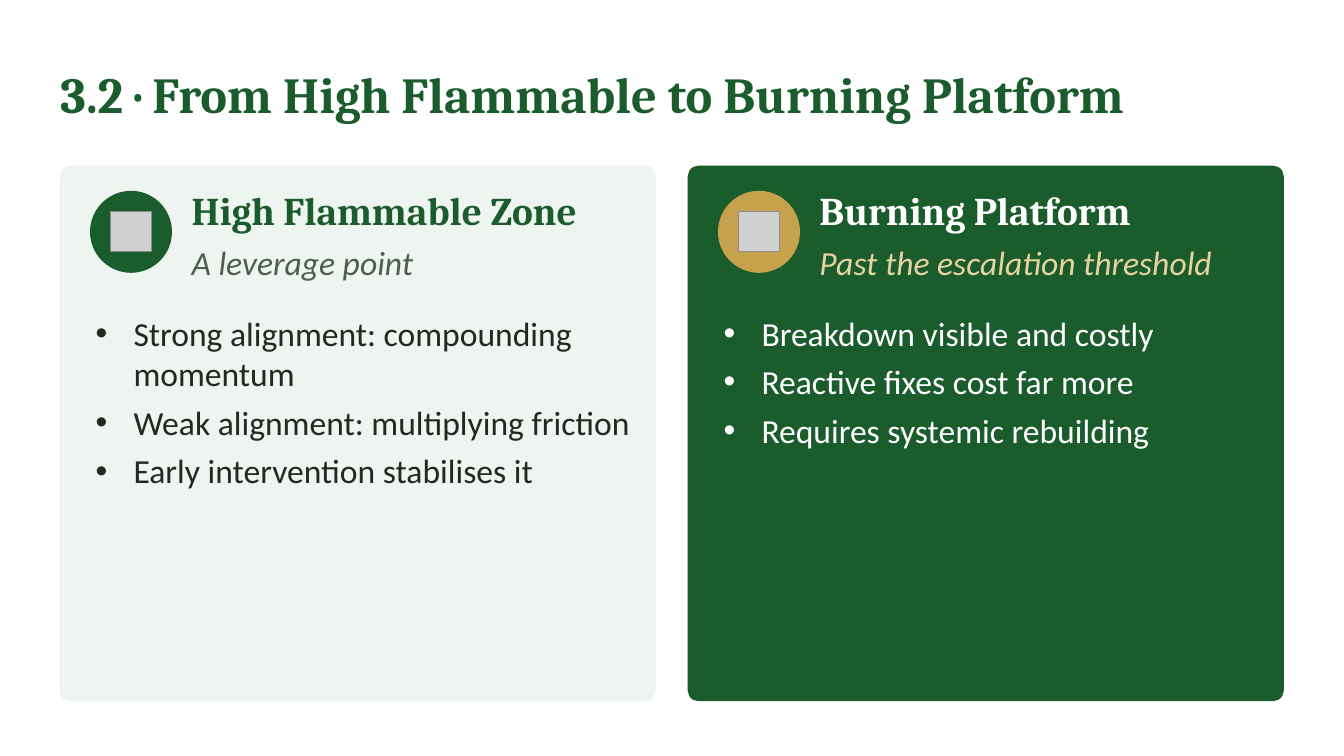
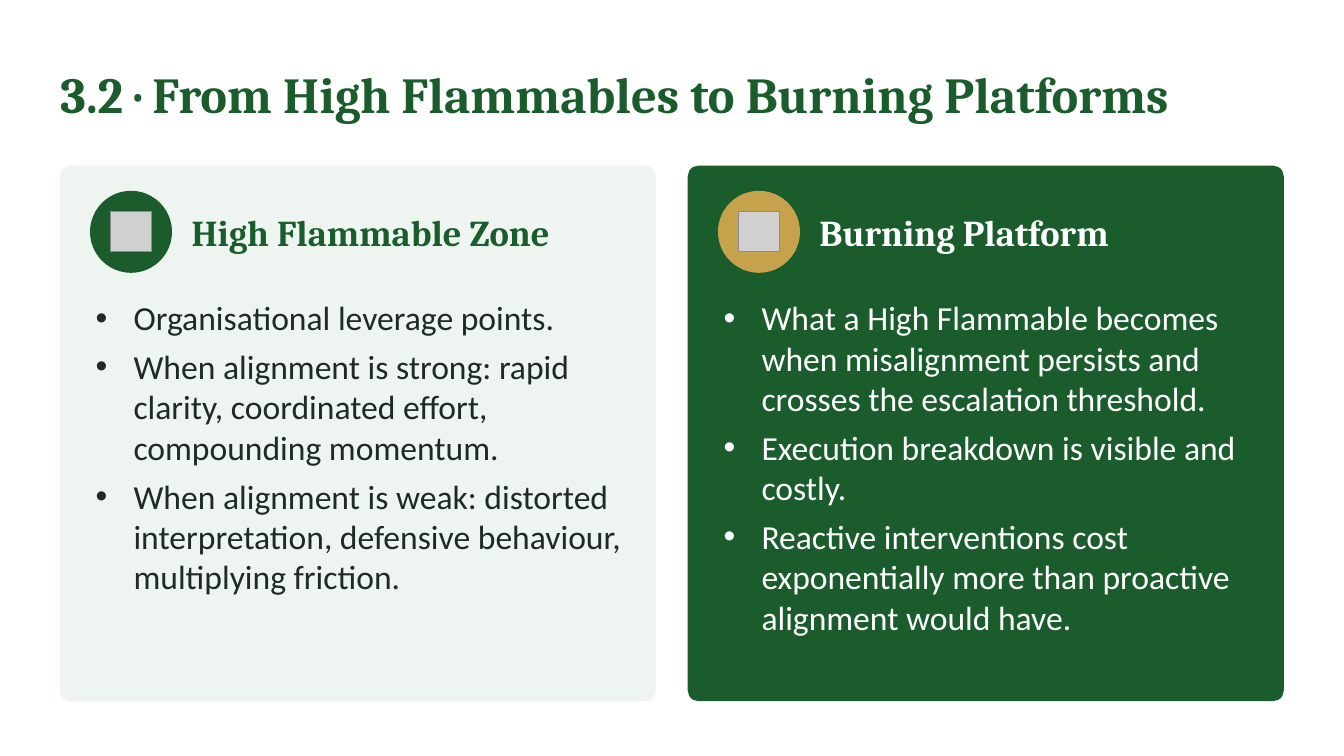
Before and after one commit to IBSL26/ibsl-platform, a slide deck: slide 27 of Unit decks/Unit 05 - Aligning Heart & Mind.pptx (slide 24 before the commit). Drawn at 1344x756 pixels with LibreOffice and Linux fonts; fonts in the diff are those of the drawing; grey boxes stand for pictures. Boxes give left, top, right and bottom in pixels: in the first picture for what was removed or moved away, otherwise in the second. Text is boxed around its words. In the diff, an @@ line names an element or a change of style, - is before the commit and + after.

```diff
--- a/Unit decks/Unit 05 - Aligning Heart & Mind.pptx
+++ b/Unit decks/Unit 05 - Aligning Heart & Mind.pptx
@@ text at bbox=[60, 77, 1168, 124]: text changed @@
-3.2 · From High Flammable to Burning Platform
+3.2 · From High Flammables to Burning Platforms
@@ text "High Flammable Zone" at bbox=[192, 220, 550, 254]: size 28 to 26 pt; vertical alignment top to middle @@
@@ text "Burning Platform" at bbox=[819, 220, 1109, 254]: size 28 to 26 pt; vertical alignment top to middle @@
@@ text removed at bbox=[192, 251, 413, 281] @@
-A leverage point
@@ text removed at bbox=[819, 251, 1212, 276] @@
-Past the escalation threshold
@@ text at bbox=[134, 306, 621, 595]: text changed @@
-• Strong alignment: compounding momentum
-• Weak alignment: multiplying friction
-• Early intervention stabilises it
+• Organisational leverage points.
+• When alignment is strong: rapid clarity, coordinated effort, compounding momentum.
+• When alignment is weak: distorted interpretation, defensive behaviour, multiplying friction.
@@ text at bbox=[762, 306, 1235, 636]: text changed @@
-• Breakdown visible and costly
-• Reactive fixes cost far more
-• Requires systemic rebuilding
+• What a High Flammable becomes when misalignment persists and crosses the escalation threshold.
+• Execution breakdown is visible and costly.
+• Reactive interventions cost exponentially more than proactive alignment would have.
```
Also in this commit, not shown: 24 other slides changed, 8 slides added, 1 slide removed, 41 other files.
